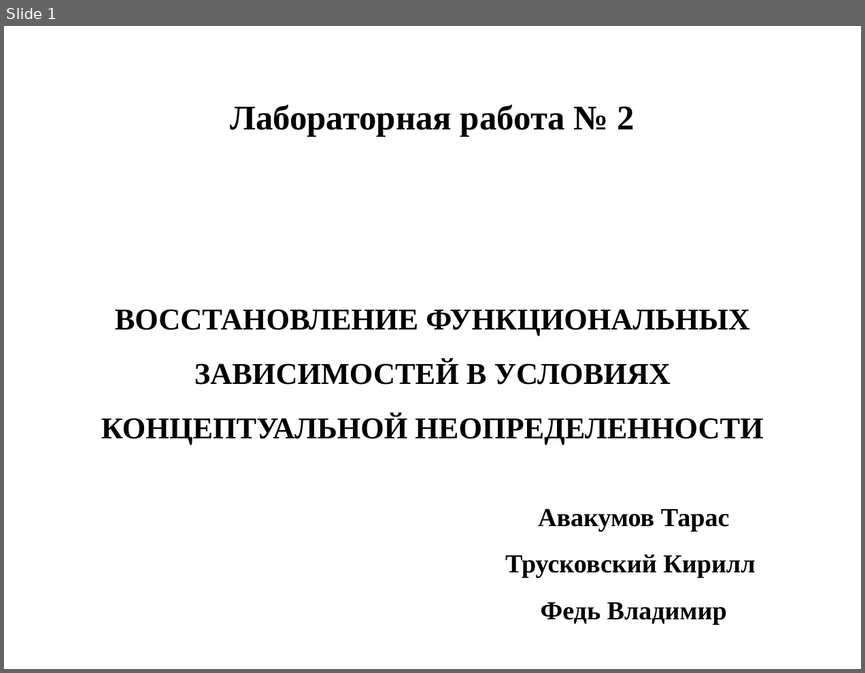
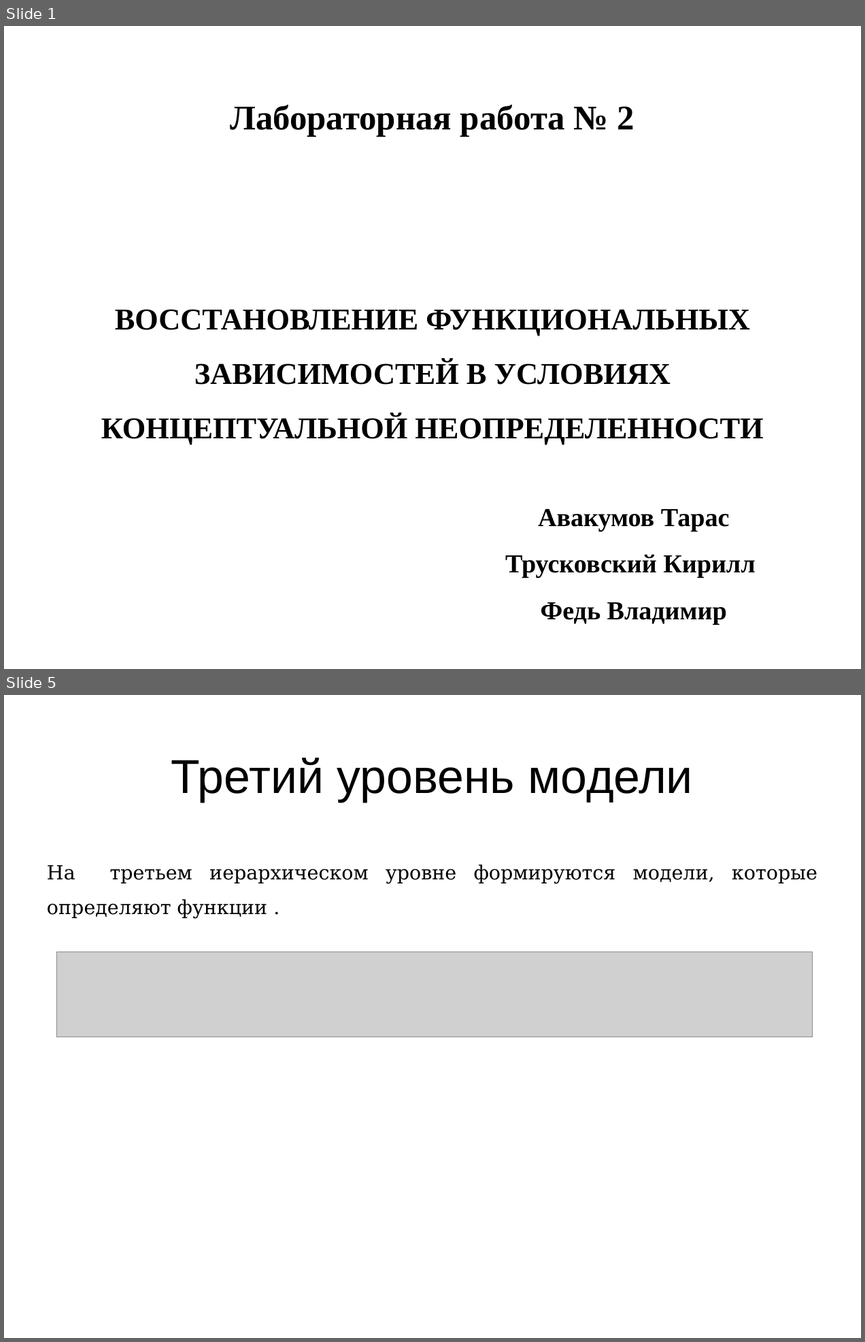
Before and after one commit to raptor3/OSA_lab_2, a slide deck: files/AvaTruFed.odp. Shown one above the other, each under a label of ours: slide 1 before the commit, slides 1 and 5 after it; the slides between them are not shown. The pictures are 865x673 and 865x1342 pixels, drawn with LibreOffice and Linux fonts; fonts in the diff are those of the drawing; grey boxes stand for pictures. Boxes give left, top, right and bottom in pixels: in the first picture for what was removed or moved away, otherwise in the second. Text is boxed around its words. In the diff, an @@ line names an element or a change of style, - is before the commit and + after.

```diff
--- a/files/AvaTruFed.odp
+++ b/files/AvaTruFed.odp
@@ slide 5 added at [4,695,861,1338], background #FFFFFF @@
@@ title added at [171,758,693,802], 44 pt, text #000000 @@
+Третий уровень модели
@@ text added at [47,864,817,918], 18 pt, text #000000 @@
+На третьем иерархическом уровне формируются модели, которые определяют функции .
@@ picture added at [57,951,813,1037] @@
```
Also in this commit, not shown: 27 other slides added, 1 slide removed, 36 other files.
